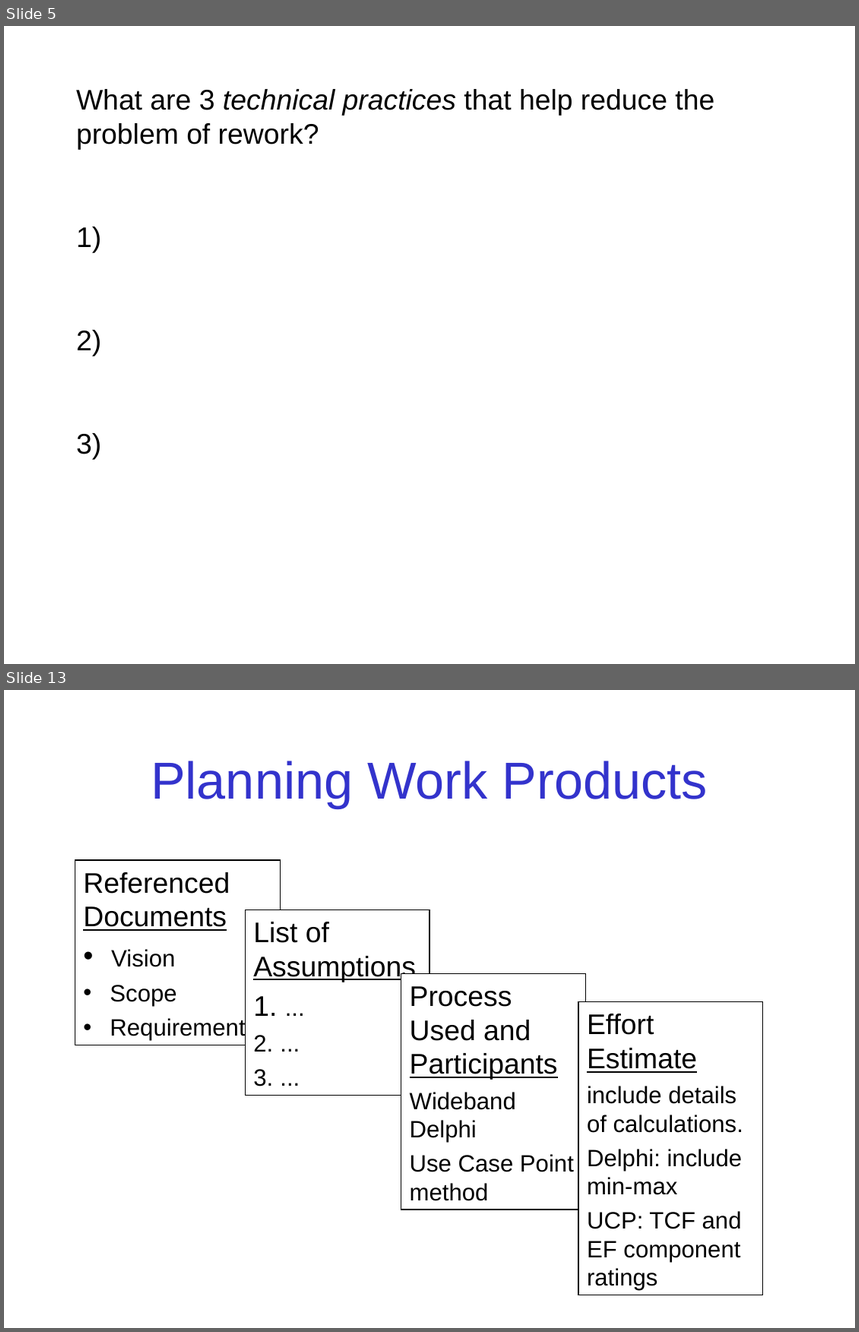
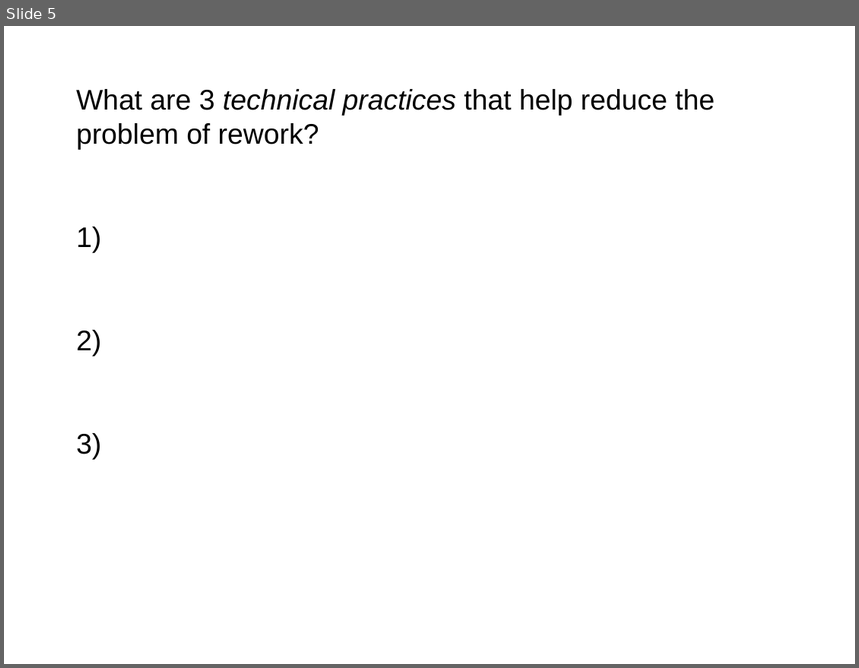
Before and after one commit to jbrucker/SoftwareProcess, a slide deck: week2/1-Review-Questions.ppt. Shown one above the other, each under a label of ours: slides 5 and 13 before the commit, slide 5 after it; the slides between them are not shown. The pictures are 859x1332 and 859x668 pixels, drawn with LibreOffice and Linux fonts; fonts in the diff are those of the drawing. Boxes give left, top, right and bottom in pixels: in the first picture for what was removed or moved away, otherwise in the second. Text is boxed around its words. In the diff, an @@ line names an element or a change of style, - is before the commit and + after.

```diff
--- a/week2/1-Review-Questions.ppt
+++ b/week2/1-Review-Questions.ppt
@@ slide 13 removed at (x1=4, y1=690, x2=855, y2=1328), background #FFFFFF @@
@@ title removed at (x1=151, y1=761, x2=708, y2=809) @@
-Planning Work Products
@@ rectangle removed at (x1=75, y1=860, x2=281, y2=1046) @@
-Referenced Documents
-• Vision
-• Scope
-• Requirements
@@ rectangle removed at (x1=245, y1=910, x2=430, y2=1095) @@
-List of Assumptions
-1. ...
-2. ...
-3. ...
@@ rectangle removed at (x1=401, y1=973, x2=586, y2=1210) @@
-Process Used and Participants
-Wideband Delphi
-Use Case Point method
@@ rectangle removed at (x1=579, y1=1002, x2=763, y2=1295) @@
-Effort Estimate
-include details of calculations.
-Delphi: include min-max
-UCP: TCF and EF component ratings
```
Also in this commit, not shown: 1 slide changed, 5 slides added, 7 other slides removed, 3 other files.
